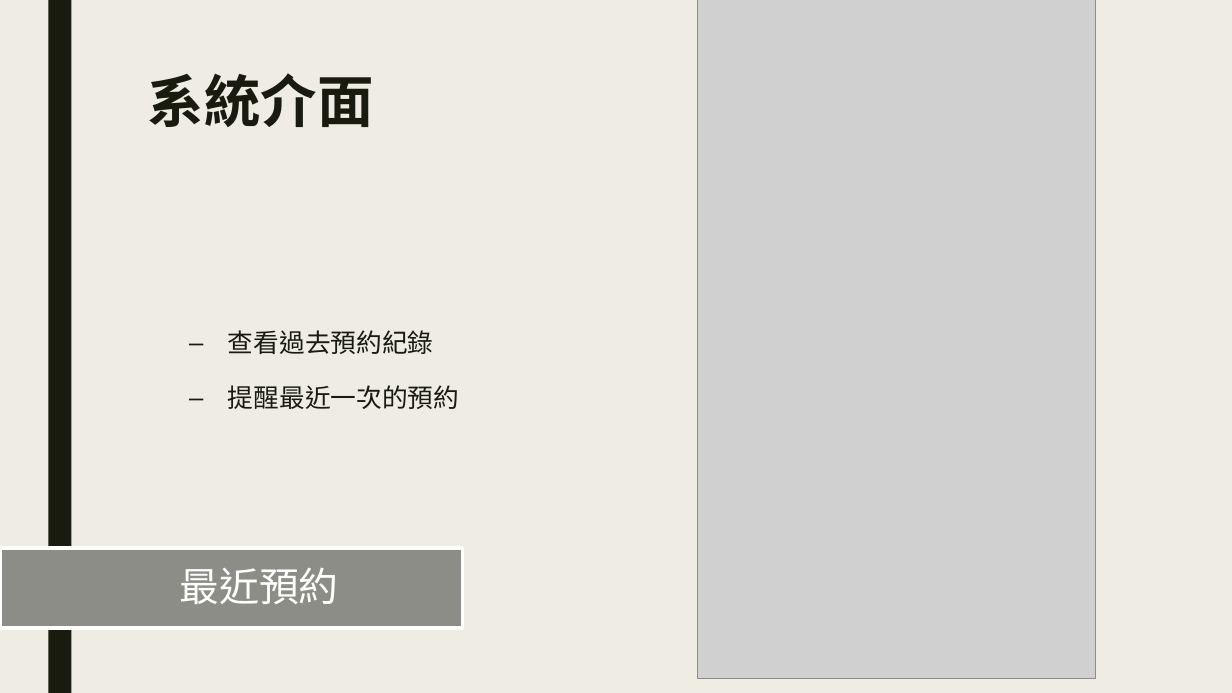
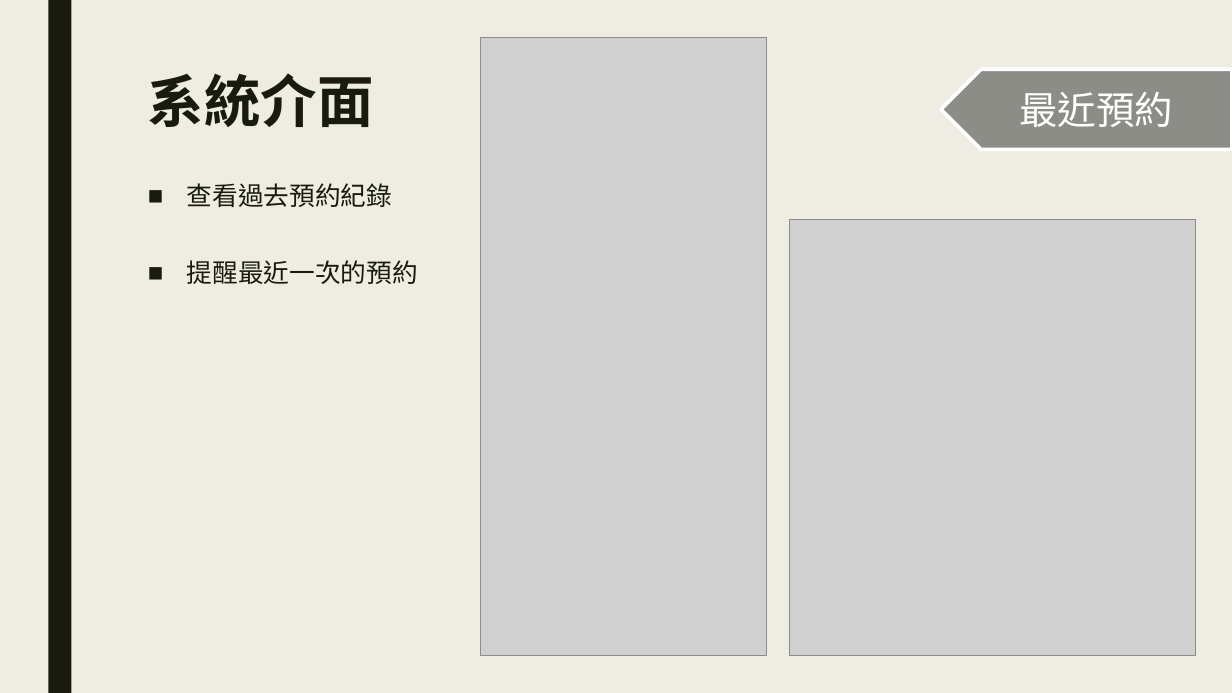
Before and after one commit to plum0411/e-commerce, a slide deck: slide 17 of LINE在電商領域能提出之新功能.pptx. Drawn at 1232x693 pixels with LibreOffice and Linux fonts; fonts in the diff are those of the drawing; grey boxes stand for pictures. Boxes give left, top, right and bottom in pixels: in the first picture for what was removed or moved away, otherwise in the second. Text is boxed around its words. In the diff, an @@ line names an element or a change of style, - is before the commit and + after.

```diff
--- a/LINE在電商領域能提出之新功能.pptx
+++ b/LINE在電商領域能提出之新功能.pptx
@@ picture: place and size @@
-picture at (698,0,1096,678)
+picture at (481,37,766,655)
@@ pentagon arrow "最近預約": place and size @@
-pentagon arrow "最近預約" at (180,568,339,604)
+pentagon arrow "最近預約" at (941,69,1232,150)
@@ pentagon arrow "最近預約" at (941,69,1232,150): size 31 to 30 pt; line spacing 0.9 to 1; less space between paragraphs; fill none to #8C8D86; outline none to #FFFFFF 2.75 pt @@
@@ text "查看過去預約紀錄": place and size @@
-text "查看過去預約紀錄" at (228,330,459,409)
+text "查看過去預約紀錄" at (187,183,418,284)
@@ text "查看過去預約紀錄" at (187,183,418,284): font Noto Sans CJK SC to Roboto; bullet – to ■; list level 2 to 1 in "查看過去預約紀錄"; line spacing 1.5 to 2; list level 2 to 1 in "提醒最近一次的預約" @@
@@ picture added at (789,219,1196,655) @@
@@ rectangle removed at (0,548,463,628) @@
```
Also in this commit, not shown: 7 other slides changed, 1 other file.
